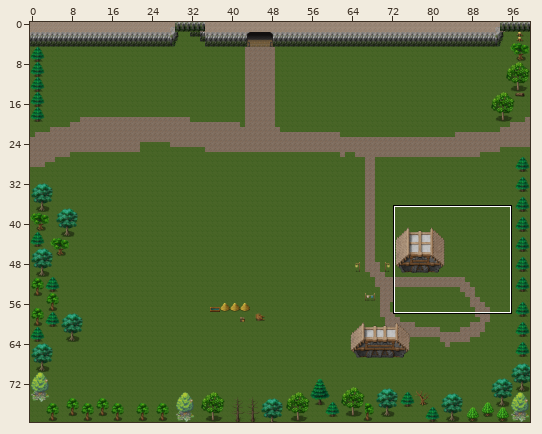
Tiled map: VoyageQuest/src/res/maps/Village.tmx. Above, an overview of the earlier version with the close-up marked.
Close-up. Before the commit:
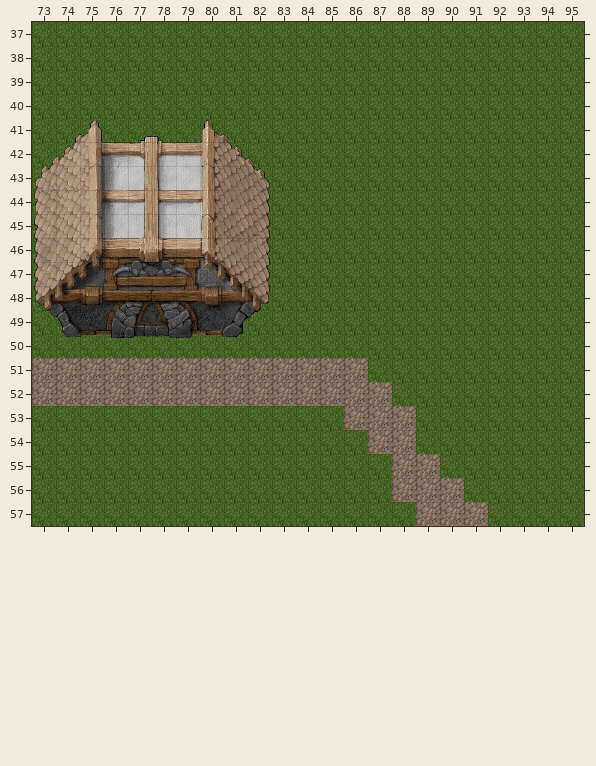
Cells are 64x64 px. Shown: x 73..95, y 37..57. The commit also changed other parts of the map, which this record leaves out.
And afterwards:
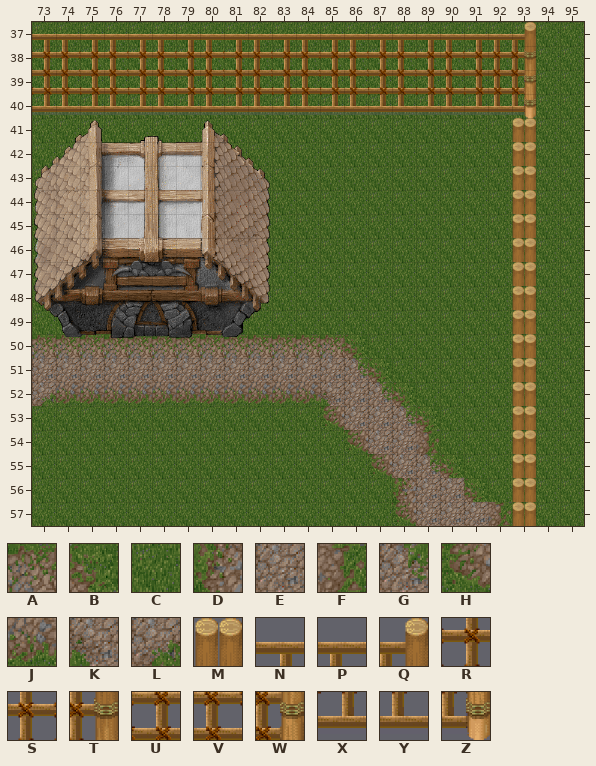
Key: from "GRS2ROC": A 35, B 37, C 39, D 65, E 67, F 69, G 73, H 97, J 99, K 103, L 105; from "MataraelfayForest5Ruins-and-Fe": M 10, N 13, P 14, Q 15, R 29, S 30, T 31, U 45, V 46, W 47, X 61, Y 62, Z 63.
_ is an empty cell.
Changes in this commit:
Layer "Ground":
Tile A replaces tile C in row 50 at x 73 to 85.
Tile B replaces tile C in row 50 at x 86; in row 51 at x 87; in row 52 at x 88; in row 53 at x 89; in row 55 at x 90; in row 56 at x 91.
Tile D replaces tile E in row 56 at x 88.
Tile F replaces tile C in row 54 at x 89; in row 57 at x 92.
Tile G replaces tile E in row 51 at x 86; in row 52 at x 87; in row 53 at x 88; in row 55 at x 89.
Tile H replaces tile C in row 53 at x 85; in row 54 at x 86; in row 55 at x 87; in row 57 at x 88.
Tile J replaces tile E in row 52 at x 74 to 84.
Tile K replaces tile E in row 52 at x 85.
Tile L replaces tile E in row 52 at x 73.
Layer "Entity Layer":
Tile M is added in rows 41 to 57 at x 93.
Tile N is added in row 37 at x 73, 75, 77, 79, 81, 83, 85, 87, 89 and 91.
Tile P is added in row 37 at x 74, 76, 78, 80, 82, 84, 86, 88, 90 and 92.
Tile Q is added in row 37 at x 93.
Tile R is added in row 38 at x 73, 75, 77, 79, 81, 83, 85, 87, 89 and 91.
Tile S is added in row 38 at x 74, 76, 78, 80, 82, 84, 86, 88, 90 and 92.
Tile T is added in row 38 at x 93.
Tile U is added in row 39 at x 73, 75, 77, 79, 81, 83, 85, 87, 89 and 91.
Tile V is added in row 39 at x 74, 76, 78, 80, 82, 84, 86, 88, 90 and 92.
Tile W is added in row 39 at x 93.
Tile X is added in row 40 at x 73, 75, 77, 79, 81, 83, 85, 87, 89 and 91.
Tile Y is added in row 40 at x 74, 76, 78, 80, 82, 84, 86, 88, 90 and 92.
Tile Z is added in row 40 at x 93.
Changed places in both close-ups, as pixel boxes (x1, y1, x2, y2):
changed: (32, 22, 536, 526)
